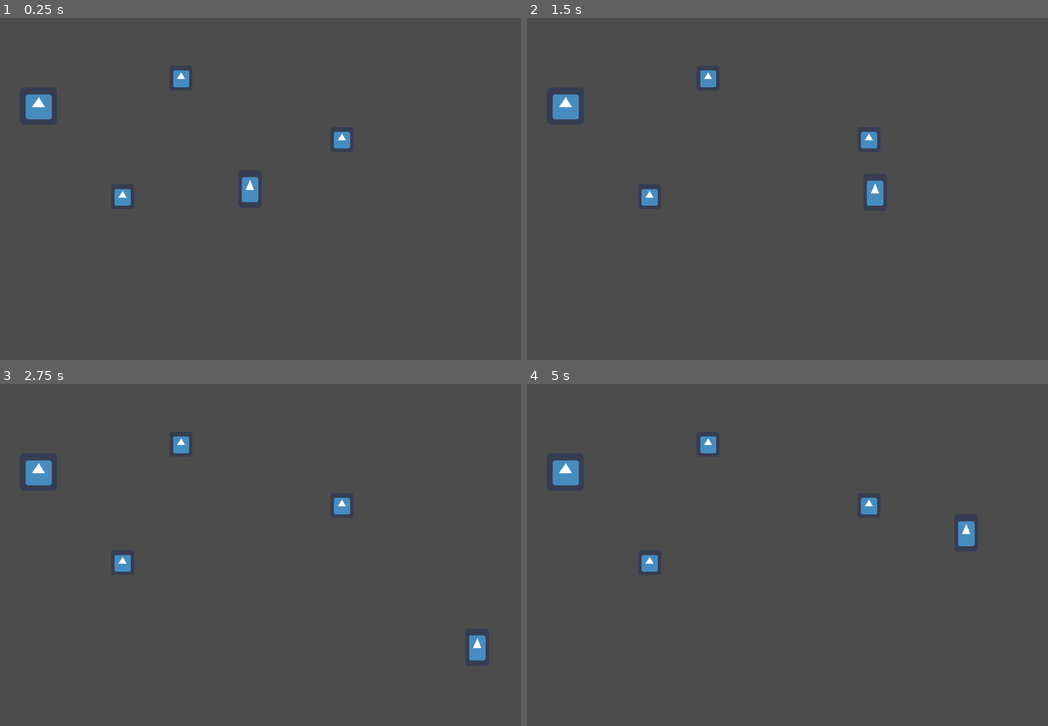
Above: before the commit, frames 1-4 (two rows, left to right).
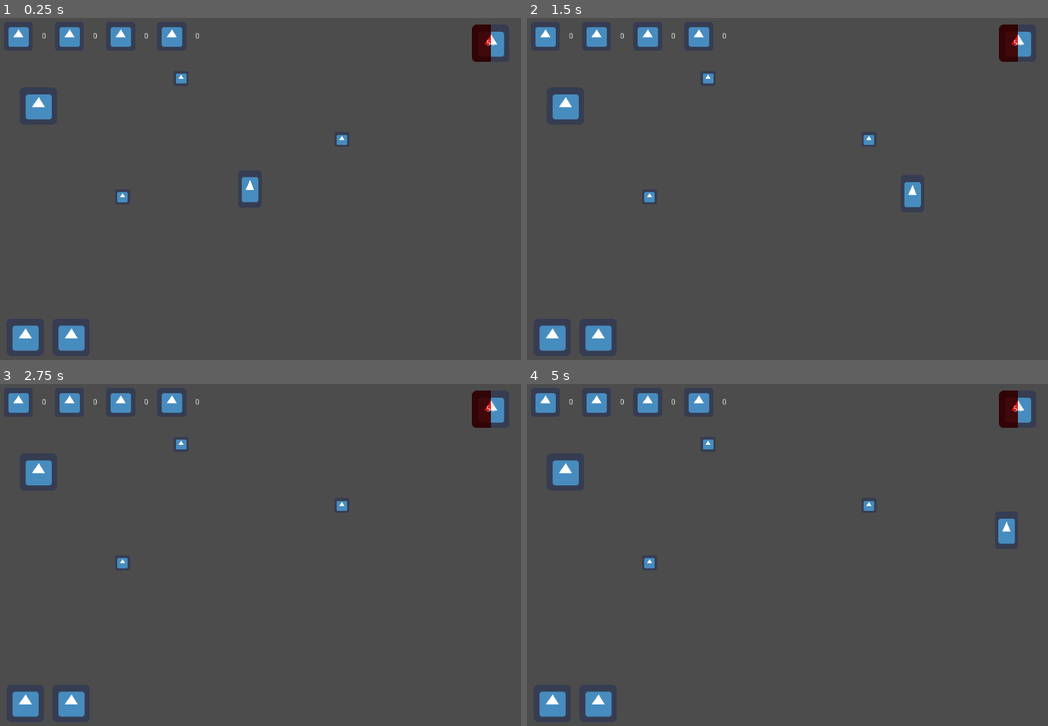
Above: after the commit, the same moments.

Repository: guimafelipe/recycle
Game: Godot game, scene res://Scenes/Teste.tscn
The game is run twice, just before and just after one commit, with the same random seed, the same clock (stepped at 60 frames per second) and the same inputs. The engine's default icon, where the game draws it, is replaced by a stand-in: a white triangle on a blue panel in a dark square.
Inputs (mouse positions are in pixels of both pictures, inside the frame that each line leads up to):
- Up to frame 1 (0.25 s): no input
- Up to frame 2 (1.5 s): tap Enter (ui_accept) at 0.5 s; move the mouse to (902, 171) at 0.52 s; hold D (move_right) 0.53-1.28 s; hold Enter (ui_accept) 0.53-1.28 s; move the mouse to (683, 206) at 1.27 s; hold S (move_down) from 1.28 s (still down); tap E (interact) at 1.35 s
- Up to frame 3 (2.75 s): tap Enter (ui_accept) at 1.52, 1.55, 1.82 s; move the mouse to (312, 479) at 2.02 s; release S (move_down) at 2.03 s; hold D (move_right) from 2.03 s (still down); hold Enter (ui_accept) from 2.03 s (still down)
- Up to frame 4 (5 s): move the mouse to (761, 626) at 2.77 s; release D (move_right) at 2.78 s; release Enter (ui_accept) at 2.78 s; hold W (move_up) 2.78-3.53 s; tap E (interact) at 2.85, 4.35 s; tap Enter (ui_accept) at 3.02, 3.05, 3.32, 3.5, 4.52, 4.55, 4.82 s; move the mouse to (943, 609) at 3.52 s; hold Enter (ui_accept) 3.53-4.28 s; hold A (move_left) from 3.53 s (still down); move the mouse to (631, 503) at 4.27 s

The runs differ from the first frame. In frame 1, 2.6% of the frame differs, in the area x 1-97%, y 1-98%; in frame 2, 3.1%; in frame 3, 2.8%; in frame 4, 3.1%.

Commit message:
created interface of main scenes

Diff:
--- /dev/null
+++ b/Items/Baldinho.tres
@@ -0,0 +1,23 @@
+[gd_resource type="Resource" load_steps=3 format=2]
+
+[ext_resource path="res://Items/Item.gd" type="Script" id=1]
+[ext_resource path="res://icon.png" type="Texture" id=2]
+
+[resource]
+script = ExtResource( 1 )
+textura = ExtResource( 2 )
+nome = "Baldinho de Praia"
+descricao = "Baldinho simples de praia."
+id = 4
+recursos = {
+0: 0,
+1: 3,
+2: 1,
+3: 0
+}
+recycle = {
+0: 0,
+1: 2,
+2: 1,
+3: 0
+}
--- a/Scenes/CraftItemUI.gd
+++ b/Scenes/CraftItemUI.gd
@@ -32,6 +32,7 @@
 				item.craft(player_state)
 				player_state.items_disponiveis[item] = true
 				Events.emit_signal("items_changed")
+				Events.emit_signal("recurso_changed")
 
 
 func for_item(_item : Item):
--- /dev/null
+++ b/Scenes/MainUI.gd
@@ -0,0 +1,30 @@
+extends CanvasLayer
+
+export(Resource) var player_state = player_state as PlayerState
+export(NodePath) onready var recursos = get_node(recursos) as HBoxContainer
+export(NodePath) onready var armas = get_node(armas) as HBoxContainer
+export(NodePath) onready var vida = get_node(vida) as HBoxContainer
+
+
+func _ready():
+	Events.connect("recurso_changed", self, "update_ui")
+	Events.connect("items_changed", self, "update_ui")
+	Events.connect("hp_changed", self, "update_hp")
+	update_ui()
+
+
+func update_ui() -> void:
+	for i in range(4): #passando por todos os recursos
+		var label = recursos.get_child(2*i + 1) as Label
+		if label:
+			label.text = str(player_state.recursos[i])
+
+	# atualizar armas
+
+
+func update_hp(hp : int):
+	var barra = vida.get_child(0) as TextureProgress
+	var label = barra.get_child(0) as Label
+
+	barra.value = hp
+	label.text = str(hp)
--- /dev/null
+++ b/Scenes/MainUI.tscn
@@ -0,0 +1,154 @@
+[gd_scene load_steps=4 format=2]
+
+[ext_resource path="res://Scenes/MainUI.gd" type="Script" id=1]
+[ext_resource path="res://icon.png" type="Texture" id=2]
+[ext_resource path="res://Singletons/PlayerState.tres" type="Resource" id=3]
+
+[node name="MainUI" type="CanvasLayer"]
+script = ExtResource( 1 )
+player_state = ExtResource( 3 )
+recursos = NodePath("Margin/Recursos")
+armas = NodePath("Margin/Armas")
+vida = NodePath("Margin/Vida")
+
+[node name="Margin" type="Control" parent="."]
+anchor_right = 1.0
+anchor_bottom = 1.0
+__meta__ = {
+"_edit_use_anchors_": false
+}
+
+[node name="Recursos" type="HBoxContainer" parent="Margin"]
+margin_left = 10.0
+margin_top = 10.0
+margin_right = 457.0
+margin_bottom = 51.0
+custom_constants/separation = 15
+__meta__ = {
+"_edit_use_anchors_": false
+}
+
+[node name="Papel" type="TextureRect" parent="Margin/Recursos"]
+margin_right = 50.0
+margin_bottom = 50.0
+rect_min_size = Vector2( 50, 50 )
+texture = ExtResource( 2 )
+expand = true
+stretch_mode = 5
+
+[node name="PapelQnt" type="Label" parent="Margin/Recursos"]
+margin_left = 65.0
+margin_top = 18.0
+margin_right = 73.0
+margin_bottom = 32.0
+text = "0"
+
+[node name="Plastico" type="TextureRect" parent="Margin/Recursos"]
+margin_left = 88.0
+margin_right = 138.0
+margin_bottom = 50.0
+rect_min_size = Vector2( 50, 50 )
+texture = ExtResource( 2 )
+expand = true
+stretch_mode = 5
+
+[node name="PlasticoQnt" type="Label" parent="Margin/Recursos"]
+margin_left = 153.0
+margin_top = 18.0
+margin_right = 161.0
+margin_bottom = 32.0
+text = "0"
+
+[node name="Metal" type="TextureRect" parent="Margin/Recursos"]
+margin_left = 176.0
+margin_right = 226.0
+margin_bottom = 50.0
+rect_min_size = Vector2( 50, 50 )
+texture = ExtResource( 2 )
+expand = true
+stretch_mode = 5
+
+[node name="MetalQnt" type="Label" parent="Margin/Recursos"]
+margin_left = 241.0
+margin_top = 18.0
+margin_right = 249.0
+margin_bottom = 32.0
+text = "0"
+
+[node name="Vidro" type="TextureRect" parent="Margin/Recursos"]
+margin_left = 264.0
+margin_right = 314.0
+margin_bottom = 50.0
+rect_min_size = Vector2( 50, 50 )
+texture = ExtResource( 2 )
+expand = true
+stretch_mode = 5
+
+[node name="VidroQnt" type="Label" parent="Margin/Recursos"]
+margin_left = 329.0
+margin_top = 18.0
+margin_right = 337.0
+margin_bottom = 32.0
+text = "0"
+
+[node name="Vida" type="HBoxContainer" parent="Margin"]
+anchor_left = 1.0
+anchor_right = 1.0
+margin_left = -84.0
+margin_top = 15.0
+margin_right = -20.0
+margin_bottom = 79.0
+__meta__ = {
+"_edit_use_anchors_": false
+}
+
+[node name="Barra" type="TextureProgress" parent="Margin/Vida"]
+margin_right = 64.0
+margin_bottom = 64.0
+size_flags_horizontal = 3
+value = 50.0
+texture_under = ExtResource( 2 )
+texture_progress = ExtResource( 2 )
+tint_progress = Color( 0.901961, 0.0588235, 0.0588235, 1 )
+
+[node name="Valor" type="Label" parent="Margin/Vida/Barra"]
+anchor_left = 0.5
+anchor_top = 0.5
+anchor_right = 0.5
+anchor_bottom = 0.5
+margin_left = -20.0
+margin_top = -7.0
+margin_right = 20.0
+margin_bottom = 7.0
+text = "50"
+align = 1
+valign = 1
+__meta__ = {
+"_edit_use_anchors_": false
+}
+
+[node name="Armas" type="HBoxContainer" parent="Margin"]
+anchor_top = 1.0
+anchor_bottom = 1.0
+margin_left = 15.0
+margin_top = -79.0
+margin_right = 143.0
+margin_bottom = -15.0
+custom_constants/separation = 15
+__meta__ = {
+"_edit_use_anchors_": false
+}
+
+[node name="Esquerda" type="TextureRect" parent="Margin/Armas"]
+margin_right = 64.0
+margin_bottom = 64.0
+texture = ExtResource( 2 )
+
+[node name="Direita" type="TextureRect" parent="Margin/Armas"]
+margin_left = 79.0
+margin_right = 143.0
+margin_bottom = 64.0
+texture = ExtResource( 2 )
+__meta__ = {
+"_edit_use_anchors_": false
+}
--- a/Scenes/Recurso.tscn
+++ b/Scenes/Recurso.tscn
@@ -9,7 +9,7 @@
 radius = 27.1942
 
 [node name="RecursoNode" type="Sprite"]
-scale = Vector2( 0.614153, 0.666769 )
+scale = Vector2( 0.4, 0.4 )
 texture = ExtResource( 1 )
 script = ExtResource( 2 )
 recurso = ExtResource( 3 )
--- a/Scenes/RecursoNode.gd
+++ b/Scenes/RecursoNode.gd
@@ -18,6 +18,6 @@
 func _on_body_entered(body : Amdre):
 	if body:
 		#aumentar contador do meu tipo
-		Events.emit_signal("recurso_coletado", recurso, 1)
 		player_state.recursos[recurso.tipo] += 1
 		queue_free()
+		Events.emit_signal("recurso_changed")
--- a/Scenes/RecycleItemUI.gd
+++ b/Scenes/RecycleItemUI.gd
@@ -29,6 +29,7 @@
 			item.do_recycle(player_state)
 			player_state.items_disponiveis[item] = false
 			Events.emit_signal("items_changed")
+			Events.emit_signal("recurso_changed")
 
 
 func for_item(_item : Item):
--- a/Scenes/Teste.tscn
+++ b/Scenes/Teste.tscn
@@ -1,13 +1,16 @@
-[gd_scene load_steps=4 format=2]
+[gd_scene load_steps=5 format=2]
 
 [ext_resource path="res://Scenes/Amdre.tscn" type="PackedScene" id=1]
 [ext_resource path="res://Scenes/Recurso.tscn" type="PackedScene" id=2]
 [ext_resource path="res://Scenes/Maquina.tscn" type="PackedScene" id=3]
+[ext_resource path="res://Scenes/MainUI.tscn" type="PackedScene" id=4]
 
 [node name="Teste" type="Node2D"]
 
 [node name="Amdre" parent="." instance=ExtResource( 1 )]
 position = Vector2( 433.413, 297.342 )
+MAX_SPEED = 400.0
+ACCELERATION = 566.0
 
 [node name="Papel" parent="." instance=ExtResource( 2 )]
 position = Vector2( 314.98, 107.093 )
@@ -20,3 +23,5 @@
 
 [node name="Maquina" parent="." instance=ExtResource( 3 )]
 position = Vector2( 69.5927, 154.9 )
+
+[node name="MainUI" parent="." instance=ExtResource( 4 )]
--- a/Scenes/UIMaquina.gd
+++ b/Scenes/UIMaquina.gd
@@ -10,12 +10,16 @@
 	var item_ui : CraftItemUI = CraftItemUIScene.instance()
 	item_ui.for_item(item)
 	craft_lista.add_child(item_ui)
+	var craft_parent = craft_lista.get_parent() as ScrollContainer
+	craft_parent.scroll_vertical = 0
 
 
 func add_recycle(item : Item):
 	var item_ui : RecycleItemUI = RecycleItemUIScene.instance()
 	item_ui.for_item(item)
 	recycle_lista.add_child(item_ui)
+	var recycle_parent = recycle_lista.get_parent() as ScrollContainer
+	recycle_parent.scroll_vertical = 0
 
 
 func clear_lists():
@@ -29,5 +33,8 @@
 
 
 func _on_UIMaquina_visibility_changed():
+	$TabContainer.current_tab = 0 # reseta pra craft list
 	if visible and craft_lista.get_child_count() > 0:
 		craft_lista.get_child(0).grab_focus()
+		var craft_parent = craft_lista.get_parent() as ScrollContainer
+		craft_parent.scroll_vertical = 0
--- a/Singletons/PlayerState.gd
+++ b/Singletons/PlayerState.gd
@@ -11,3 +11,6 @@
 	}
 
 var game_state = Enums.GameState.FREE
+
+export(int) var hp = 80
+export(int) var max_hp = 100
--- a/Singletons/PlayerState.tres
+++ b/Singletons/PlayerState.tres
@@ -5,8 +5,11 @@
 [resource]
 script = ExtResource( 1 )
 items_disponiveis = {
+Resource( "res://Items/EspadaDoReiDesnutrido.tres" ): false,
+Resource( "res://Items/Mapa.tres" ): false,
 Resource( "res://Items/Oculos.tres" ): true,
 Resource( "res://Items/Bussola.tres" ): false,
-Resource( "res://Items/Mapa.tres" ): false,
-Resource( "res://Items/EspadaDoReiDesnutrido.tres" ): false
+Resource( "res://Items/Baldinho.tres" ): false
 }
+hp = 80
+max_hp = 100
